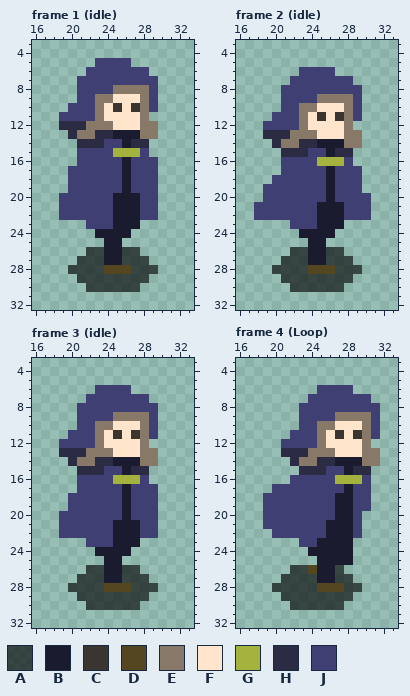
One commit to this pixel-art file: assets/entity/player.aseprite. This is how it looked before the edit.
48x48 pixels, 7 frames. Shown: frame 1 (idle): x 16..33, y 3..32; frame 2 (idle): x 16..33, y 3..32; frame 3 (idle): x 16..33, y 3..32; frame 4 (Loop): x 16..33, y 3..32. The commit also changed other frames, which this record leaves out.
Palette (. is transparent): A #000000a1  B #1b1b30  C #3b352f  D #554622  E #887868  F #ffe5cb  G #a3b33e  H #2b2b44  J #3f3f74
After the commit:
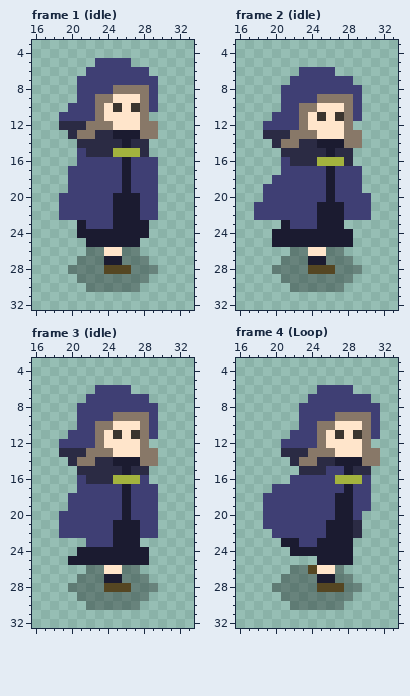
What changed:
layer "shadow" opacity 63% -> 31%
colour A: #000000a1 -> #0000004f
Changed rows in their new state; - is a pixel that keeps its letter.
Frame 1 (idle), layer "player":
first column x 22:
14 --HH---
15 HHH---H
first column x 21:
23 B------B
24 BB----BB
25 -BB--BB-
26 ---FF---
Frame 2 (idle), layer "player":
first column x 22:
15 --HH---
16 HHH---H
first column x 20:
23 -B-------
24 BBB----BB
25 BBBB--BBB
26 ----FF---
Frame 3 (idle), layer "player":
first column x 22:
15 --HH
16 HHH-
first column x 20:
24 -BB----BB
25 BBBB--BBB
26 ----FF---
Frame 4 (Loop), layer "player":
first column x 21:
21 --------H
22 --------H
23 BB-------
24 -BB------
26 ----FF---
Where, in picture pixels (left, top, right, bottom), the same in both pictures:
changed: (86, 139, 149, 157)
changed: (68, 220, 158, 292)
changed: (290, 148, 353, 166)
changed: (272, 220, 362, 292)
changed: (86, 466, 122, 484)
changed: (68, 547, 158, 610)
changed: (272, 520, 362, 610)
